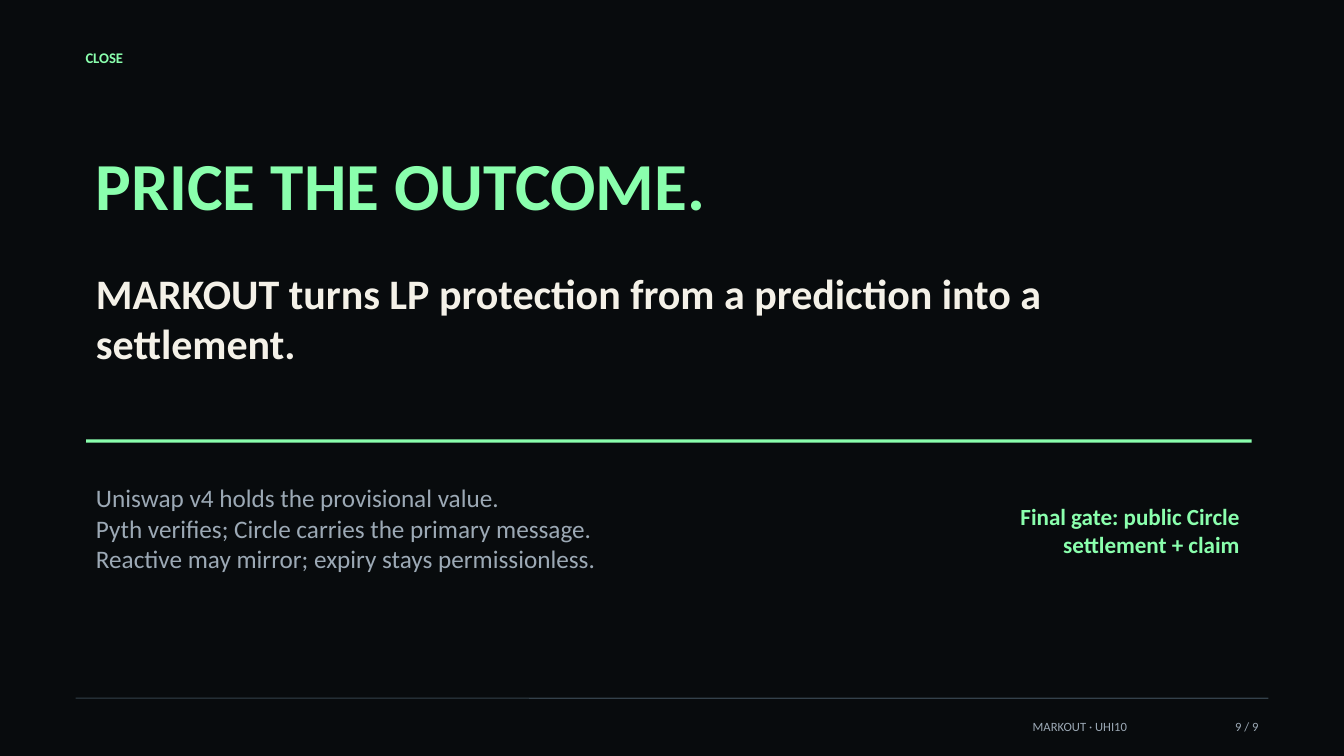
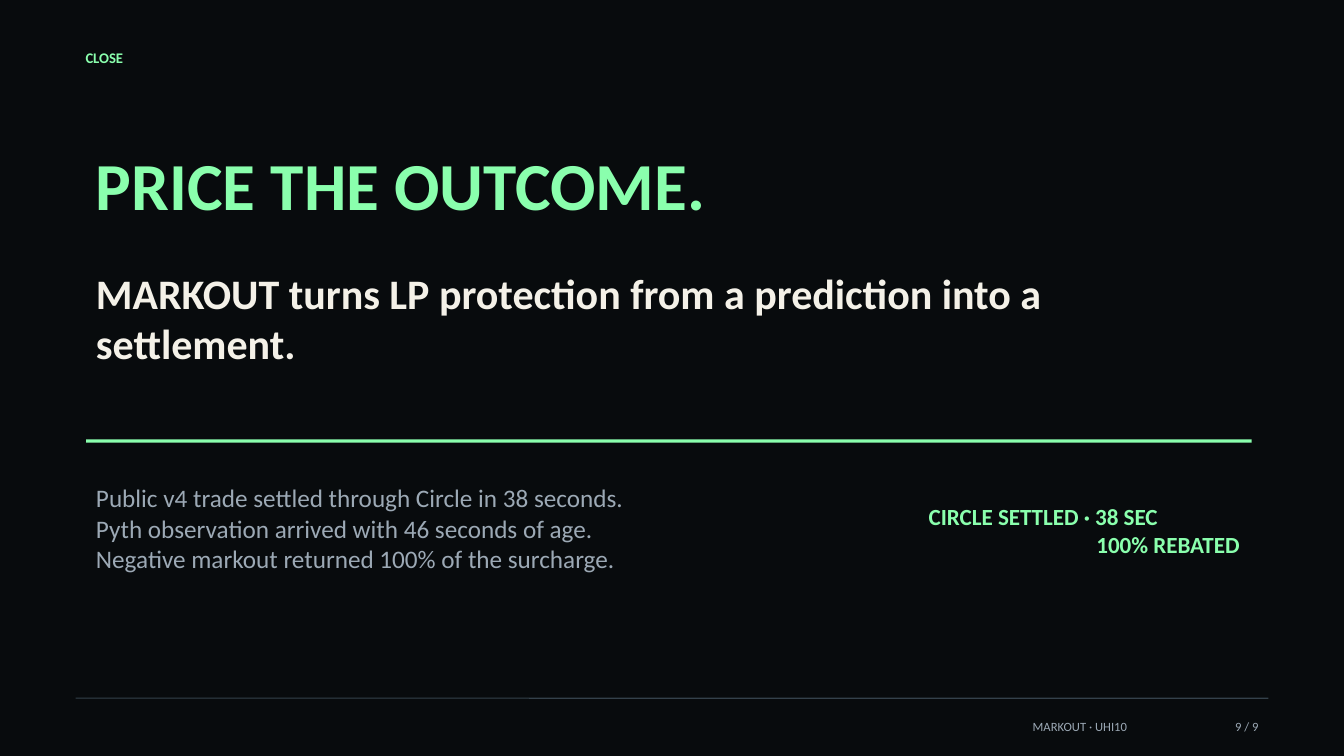
Before and after one commit to RudraBhaskar9439/markout-hook, a slide deck: slide 9 of presentation/MARKOUT-UHI10.pptx. Drawn at 1344x756 pixels with LibreOffice and Linux fonts; fonts in the diff are those of the drawing. Boxes give left, top, right and bottom in pixels: in the first picture for what was removed or moved away, otherwise in the second. Text is boxed around its words. In the diff, an @@ line names an element or a change of style, - is before the commit and + after.

Commit message:
docs: finalize public settlement judge deck

```diff
--- a/presentation/MARKOUT-UHI10.pptx
+++ b/presentation/MARKOUT-UHI10.pptx
@@ text at bbox=[96, 489, 623, 573]: text changed @@
-Uniswap v4 holds the provisional value.
-Pyth verifies; Circle carries the primary message.
-Reactive may mirror; expiry stays permissionless.
+Public v4 trade settled through Circle in 38 seconds.
+Pyth observation arrived with 46 seconds of age.
+Negative markout returned 100% of the surcharge.
@@ text at bbox=[929, 509, 1239, 553]: text changed @@
-Final gate: public Circle settlement + claim
+CIRCLE SETTLED · 38 SEC
+100% REBATED
```
Also in this commit, not shown: 4 other files.
